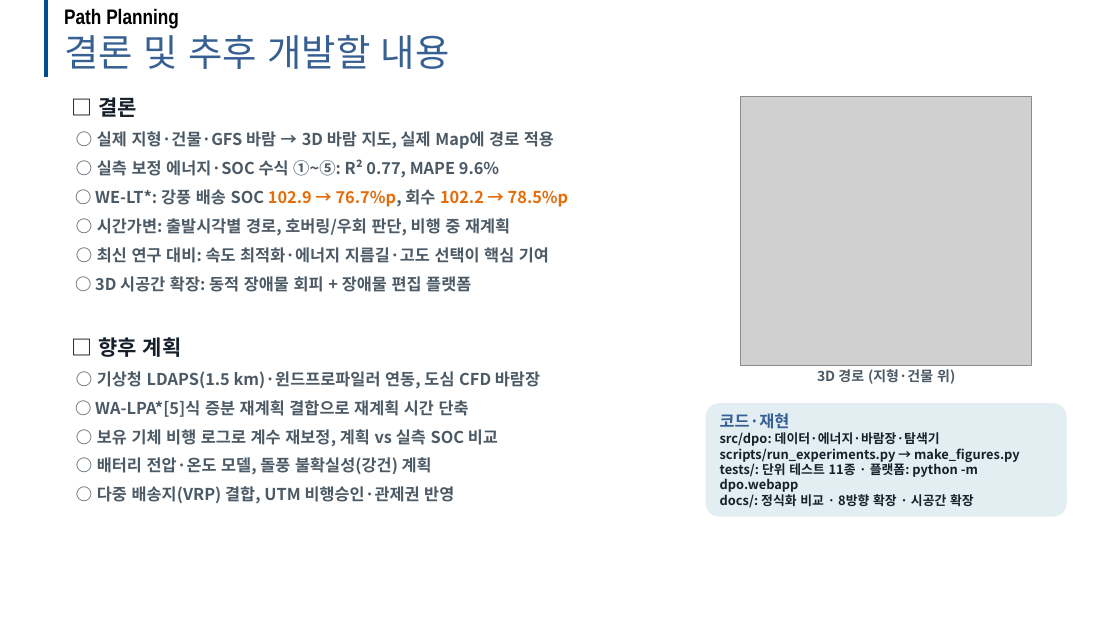
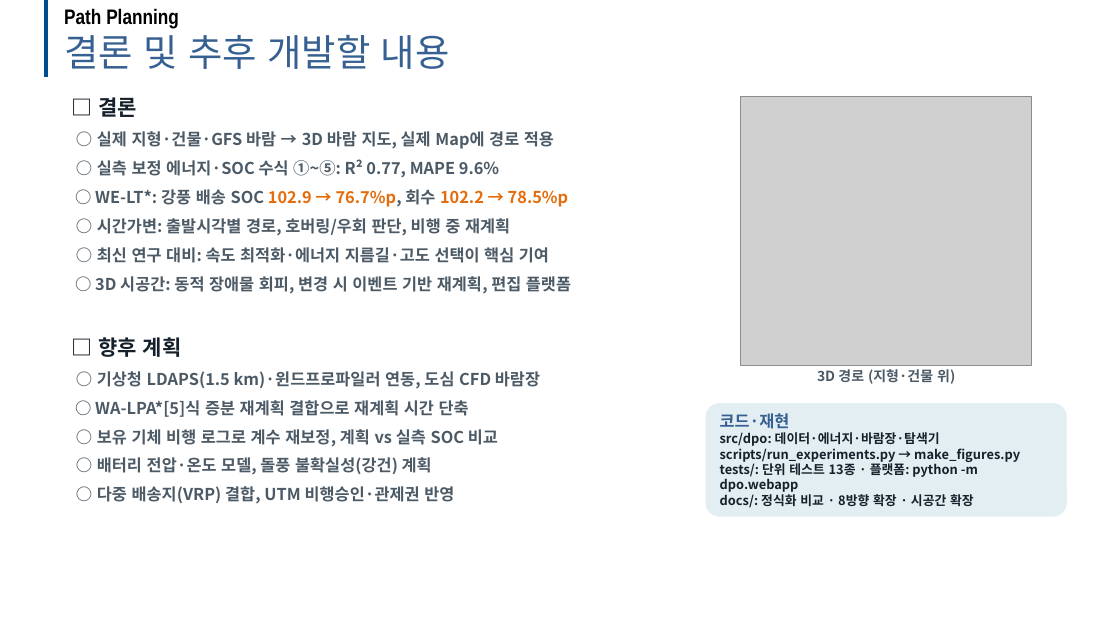
Before and after one commit to dnfl5345/Drone_path_opt, a slide deck: slide 23 of docs/drone_soc_path_planning_dev.pptx (slide 22 before the commit). Drawn at 1120x630 pixels with LibreOffice and Linux fonts; fonts in the diff are those of the drawing; grey boxes stand for pictures; background and template pictures are left out. Boxes give left, top, right and bottom in pixels: in the first picture for what was removed or moved away, otherwise in the second. Text is boxed around its words. In the diff, an @@ line names an element or a change of style, - is before the commit and + after.

```diff
--- a/docs/drone_soc_path_planning_dev.pptx
+++ b/docs/drone_soc_path_planning_dev.pptx
@@ text at [95, 276, 571, 294]: text changed @@
-○ 3D 시공간 확장: 동적 장애물 회피 + 장애물 편집 플랫폼
+○ 3D 시공간: 동적 장애물 회피, 변경 시 이벤트 기반 재계획, 편집 플랫폼
@@ text in rounded rectangle at [720, 432, 1020, 508]: text changed @@
-src/dpo: 데이터·에너지·바람장·탐색기
-scripts/run_experiments.py → make_figures.py
-tests/: 단위 테스트 11종 · 플랫폼: python -m dpo.webapp
-docs/: 정식화 비교 · 8방향 확장 · 시공간 확장
+src/dpo: 데이터·에너지·바람장·탐색기
+scripts/run_experiments.py → make_figures.py
+tests/: 단위 테스트 13종 · 플랫폼: python -m dpo.webapp
+docs/: 정식화 비교 · 8방향 확장 · 시공간 확장
```
Also in this commit, not shown: 1 slide added, 17 other files.
